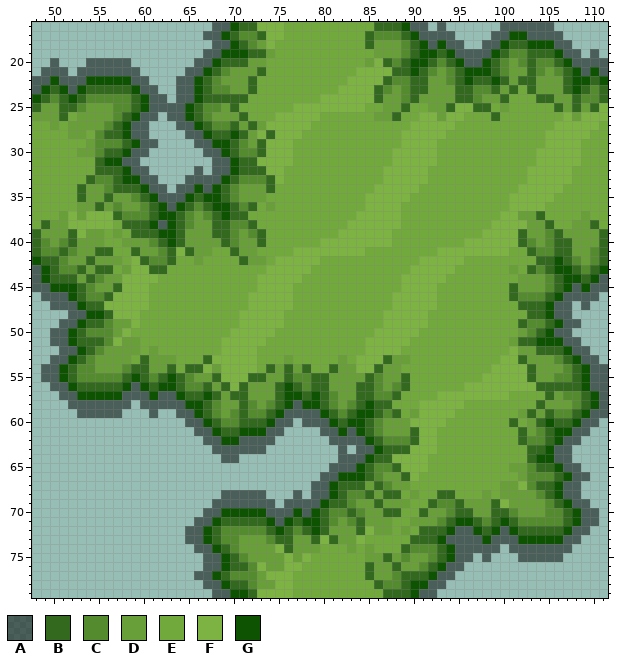
Pixel-art file: Assets/Arts/TileMap_TileRule/Land/GrassTile02.aseprite. This is how it looked before the edit.
160x160 pixels, 1 frame. Shown: x 48..111, y 16..79.
Visible layers, top first: "Layer 2" opacity 50%, "Land", "Shadow" opacity 50%.
Palette (. is transparent): A #00000080  B #33691e  C #558b2f  D #689f38  E #72a93d  F #7cb342  G #0d5302
Pixels before (only the part around the change), first column x 48:
16 ....................AAGBBFFFEEEEEEEEEEBBBGAA.A......AAAAAA......
17 ...................AAGBCCBFFEEEEEEEEEBCCCBGAAAA....AAGGAAAA.....
18 ....................AAGBCDFEEEEEEEEEEBDDDCBGAGAA..AAGBBGGGAA....
19 ...................AAGGGBBDEEEEEEEEEEEDDDCBGGBGAAAAGBCCBBBGAA.A.
20 ..A...AAAAA.......AAGBBBDDEEEEEEEEEEEDFBCBGGBCBGAAGBCDCBCCBGAAAA
21 .AAA.AAAAAAA.....AAGBCDDDBEEEEEEEEEEFFFFBBGBCDCBGGGBCDDBCDCBGAGA
22 AAGAAAGGGGGAA...AAGBCDDDBEEEEEEEEEEFFFFBCCBBDDCBGBBGBDBBDDDBGGBG
23 AGBGAGBBBBBGAA..AAGBCCDDBEEEEEEEEEFFFFBCDCBBDDDBBCCBDBEBDDDBGBCB
24 GBCBGBCCCCCBGAA.AAGBBBBBEEEEEEEEFFFFFFBDDCBDDDDBBCDDBEEEBBDDBCCB
25 BDDBBCDDDCCBGAAAAGBCCDBEEEEEEFFFFFFFFEEDDBEEDDBFFBBEDEEEEEBDBDBF
26 DDDBEDDDDCBGAA.AAGBCDDDBEEEFFFFFEEEEEEDDBEEFFDFFEEEBEEEEEEEFDFFF
27 EEDEDDDDCBGAA...AAGBCCBDBDFFFFFEEEEEEEEEEEFFFFFEEEEEEEEEEEFFFFFE
28 EEEEDDECBBGAA....AAGBBGBDFBFFFEEEEEEEEEEEFFFFFEEEEEEEEEEEFFFFFEE
29 EEEEEEDCCCBGAA....AAGGBCDBFFFEEEEEEEEEEEEFFFFEEEEEEEEEEEEFFFFEEE
30 EEEEEDDCBBGAA......AAGBCCBFFFEEEEEEEEEEEFFFFFEEEEEEEEEEEFFFFFEEE
31 EEEEEEEBGGAA........AAGBBFFFFEEEEEEEEEEEFFFFFEEEEEEEEEEEFFFFFEEE
32 EEEEEEEBBBGAA.....A.AAGBBBFFEEEEEEEEEEEFFFFFEEEEEEEEEEEFFFFFEEEE
33 EEEEEEBCCBGGAA...AAAAGBCCCBFEEEEEEEEEEEFFFFFEEEEEEEEEEEFFFFFEEEE
34 EEEEEBDDCBBBGAA.AAGAGBCDDDBEEEEEEEEEEEFFFFFEEEEEEEEEEEFFFFFEEEEE
35 EEEEEBDDBDDCBGAAAGBGGBCDDDEEEEEEEEEEEFFFFFEEEEEEEEEEEFFFFFEEEEEE
36 EEEEEDDBDCDDCBGAGBCBGGBCBEDEEEEEEEEEEFFFFEEEEEEEEEEEEFFFFEEEEEEE
37 EEEDFDFFFBCCCBGGBCDCBGBBEEEEEEEEEEEEFFFFFEEEEEEEEEEEFFDDBEEEEDEE
38 EBDDFFFFFEBBBGAGBCDDBBCCBEEEEEEEEEEFFFFFFEEEEEEEEEEFFFFDDBEEDDBE
39 BDDDBFDDEDEBBBGGBDDDBBCDCBEEEEEEEEFFFFFFEEEEEEEEEEFFFFBDDCBDDDDB
40 BCDCBDDDEEDDDCBGBDDDDBCDDBEEEEEEFFFFFFFFEEEEEEEEFFFFFFBCDCBBDDDB
41 BCCBCDDBBEEBDDCBFBDDEEBDDEEEEFFFFFFFFEEEEEEEEFFFFFFFFEEBCCBBDDCB
42 GBBCDDBDDDEFBCCBEEDEEEEBDDEFFFFFEEEEEEEEEEEFFFFFEEEEEEEEBBGBCDCB
43 AGBCCBDBBEDFFBBEEEEEEEEEEEFFFFFEEEEEEEEEEEFFFFFEEEEEEDEBCBGGBCBG
44 AGBBBDBCDDFFFFEEEEEEEEEEEFFFFFEEEEEEEEEEEFFFFFEEEEEEEEDDDCBGGBGA
45 AAGGGBCDDBFFFEEEEEEEEEEEEFFFFEEEEEEEEEEEEFFFFEEEEEEEEBDDDCBGAGAA
46 .AAAGBCCBFFFFEEEEEEEEEEEFFFFFEEEEEEEEEEEFFFFFEEEEEEEEBCCCBGAAAA.
47 ..AAAGBBFFFFFEEEEEEEEEEEFFFFFEEEEEEEEEEEFFFFFEEEEEEEEEBBBGAA.A..
48 ....AAGGBFFFEEEEEEEEEEEFFFFFEEEEEEEEEEEFFFFFEEEEEEEEEEEBBGAA....
49 ...AAGBBCDDFEEEEEEEEEEEFFFFFEEEEEEEEEEEFFFFFEEEEEEEEEEBCCBGAA...
50 ..AAGBCCCDFEEEEEEEEEEEFFFFFEEEEEEEEEEEFFFFFEEEEEEEEEEEDCBGAA....
51 ..AAGBBBCFDDEEEEEEEEEFFFFFEEEEEEEEEEEFFFFFEEEEEEEEEEEDBBGGGAA...
52 ...AAGBCDDDDEDEEEEEEEFFFFEEEEEEEEEEEEFFFFEEEEEEEEEEEEFDDBBBGAA..
53 ..AAGBCDDDDEBDDDEEEBFFFFFEEEDEEEEEDEFFFBDDEEEEEEEEEEFFBDDDCBGAA.
54 .AAGBCCDDDCBBDDBEBBFDFFFFEBDBDBEEBDDFFBDDEEEEEEEEEEFFFFBDDDCBGAA
55 .AAGBCCCCCBGBCBGBCDDBFFFBBDDBCCBBDDDDBCDDBEEEEEEEEFFFFFBDDCCBGAA
56 ..AAGBBBBBGAGBGGBCCBDBFBDDDBGBCBBDDDBBCDCBEEEEEEFFFFFFFFBBBBBGAA
57 ...AAGGGGGAAAGAAGBBGBDBBDDDBGGBGBCDDBBCCBEEEEFFFFFFFFEEEEBDCCBGA
58 ....AAAAAAA.AAAAAGGBCDDBCDCBGAGGBCDCBGBBEEEFFFFFEEEEEEEEBDDDCBGA
59 .....AAAAA...A..AAGBCDCBCCBGAAAAGBCBGGBCBEDFFFFEEEEEEEDBDBCCBGAA
60 .................AAGBCCBBBGAA.AAAGBGGBCDDDFFFFEEEEEEEBEDBGBBGAA.
61 ..................AAGBBGGGAA....AAGAGBCDDDBFFEEEEEEEEEBDCBGGAA..
62 ...................AAGGAAAA......AAAAGBCCCBFFEEEEEEEEEBCCBGAA...
63 ....................AAAAAA........A.AAGBBBFFFEEEEEEEEEEBBGAA....
64 .....................AA...........AAAGBBFFFFEEEEEEEEEEEBGGAA....
65 .................................AAAGBCCBFFFEEEEEEEEEDDCBBGAA...
66 ................................AAGGGBCDDBFEEEEEEEEEEEDCCCBGAA..
67 ...............................AAGBBBDBCDDEEEEEEEEEEDDFCBBGAA...
68 .....................AAAAA...A.AAGBCCBDBBEDEEBBEEEDEDDDDCBGAA...
69 ....................AAAAAAA.AAAAGBBCDDBDDDEEBCCBDDDBFDDDDCBGAA..
70 ...................AAGGGGGAAAGAGBCCBCDDBBEEBDDCBBDDBBCDDDCCBGAA.
71 ..................AAGBBBBBGAGBGGBCDCBDDDEEDDDCBGGBCBGBCCCCCBGAA.
72 .................AAGBCCCCCBGBCBGBDDDBFDDEDEBBBGAAGBGAGBBBBBGAA..
73 .................AAGBCCDDDCBBDDBFBDDFEEEEEBBBGAAAAGAAAGGGGGAA...
74 ..................AAGBCDDDDFBDDDEEEDEDEEEBCCCBGAAAAA.AAAAAAA....
75 ...................AAGBCDDDDFDFEEEEEEDDBDCDDCBGAA.A...AAAAA.....
76 ...................AAGBBCFDDFFEEEEEEEBDDBDDCBGAA................
77 ..................AAGBCCCDFFFEEEEEEEEBDDCBBBGAA.................
78 ...................AAGBBCDDFFEEEEEEEEEBCCBGGAA..................
79 ....................AAGGBFFFFEEEEEEEEEEBBBGAA...................
After:
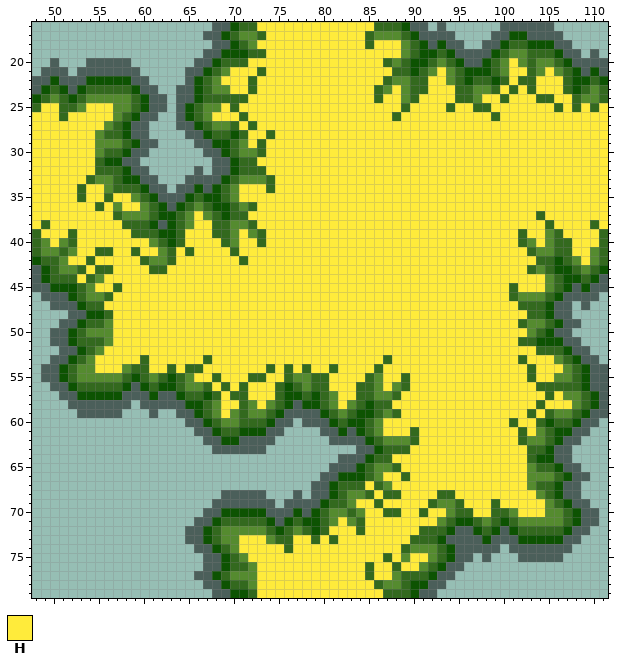
Colours new in this view: H #ffeb3b
Difference:
layer "Layer 2" removed
Changed rows in their new state; - is an unchanged pixel.
Layers "Land", "Shadow":
first column x 48:
16 -------------------------HHHHHHHHHHHHH--------------------------
17 --------------------------HHHHHHHHHHH---------------------------
18 -------------------------HHHHHHHHHHHH-HHH-----------------------
19 --------------------------HHHHHHHHHHHHHHH-----------------------
20 ------------------------HHHHHHHHHHHHHHH--------------H----------
21 ----------------------HHH-HHHHHHHHHHHHHH-----H-------HH--H------
22 ----------------.----HHH-HHHHHHHHHHHHHH-----HH-------H--HHH-----
23 ----------------------HH-HHHHHHHHHHHHH--H---HHH-----H-H-HHH-----
24 ------------------------HHHHHHHHHHHHHH-HH--HHHH---HH-HHH--HH----
25 -HH---HHH------.-----H-HHHHHHHHHHHHHHHHHH-HHHH-HH--HHHHHHH-H-H-H
26 HHH-HHHHH------.----HHH-HHHHHHHHHHHHHHHH-HHHHHHHHHH-HHHHHHHHHHHH
27 HHHHHHHH---------------H-HHHHHHHHHHHHHHHHHHHHHHHHHHHHHHHHHHHHHHH
28 HHHHHHH-----------------HH-HHHHHHHHHHHHHHHHHHHHHHHHHHHHHHHHHHHHH
29 HHHHHHH-----------------H-HHHHHHHHHHHHHHHHHHHHHHHHHHHHHHHHHHHHHH
30 HHHHHHH-------------------HHHHHHHHHHHHHHHHHHHHHHHHHHHHHHHHHHHHHH
31 HHHHHHH------------------HHHHHHHHHHHHHHHHHHHHHHHHHHHHHHHHHHHHHHH
32 HHHHHHH-------------------HHHHHHHHHHHHHHHHHHHHHHHHHHHHHHHHHHHHHH
33 HHHHHH---------------------HHHHHHHHHHHHHHHHHHHHHHHHHHHHHHHHHHHHH
34 HHHHH-HH---------------HHH-HHHHHHHHHHHHHHHHHHHHHHHHHHHHHHHHHHHHH
35 HHHHH-HH-HH------------HHHHHHHHHHHHHHHHHHHHHHHHHHHHHHHHHHHHHHHHH
36 HHHHHHH-H-HH-------------HHHHHHHHHHHHHHHHHHHHHHHHHHHHHHHHHHHHHHH
37 HHHHHHHHH---------H-----HHHHHHHHHHHHHHHHHHHHHHHHHHHHHHHH-HHHHHHH
38 H-HHHHHHHH--------HH-----HHHHHHHHHHHHHHHHHHHHHHHHHHHHHHHH-HHHH-H
39 -HHH-HHHHHH------HHH---H--HHHHHHHHHHHHHHHHHHHHHHHHHHHH-HH--HHHH-
40 --H--HHHHHHHH----HHHH--HH-HHHHHHHHHHHHHHHHHHHHHHHHHHHH--H---HHH-
41 -----HH--HH-HH--H-HHHH-HHHHHHHHHHHHHHHHHHHHHHHHHHHHHHHH-----HH--
42 ----HH-HHHHH----HHHHHHH-HHHHHHHHHHHHHHHHHHHHHHHHHHHHHHHH-----H--
43 ------H--HHHH--HHHHHHHHHHHHHHHHHHHHHHHHHHHHHHHHHHHHHHHH---------
44 -----H--HHHHHHHHHHHHHHHHHHHHHHHHHHHHHHHHHHHHHHHHHHHHHHHHH-------
45 -------HH-HHHHHHHHHHHHHHHHHHHHHHHHHHHHHHHHHHHHHHHHHHH-HHH-------
46 ---------HHHHHHHHHHHHHHHHHHHHHHHHHHHHHHHHHHHHHHHHHHHH-----------
47 --------HHHHHHHHHHHHHHHHHHHHHHHHHHHHHHHHHHHHHHHHHHHHHH----------
48 ---------HHHHHHHHHHHHHHHHHHHHHHHHHHHHHHHHHHHHHHHHHHHHHH---------
49 ---------HHHHHHHHHHHHHHHHHHHHHHHHHHHHHHHHHHHHHHHHHHHHH----------
50 ---------HHHHHHHHHHHHHHHHHHHHHHHHHHHHHHHHHHHHHHHHHHHHHH---------
51 ---------HHHHHHHHHHHHHHHHHHHHHHHHHHHHHHHHHHHHHHHHHHHHH----------
52 --------HHHHHHHHHHHHHHHHHHHHHHHHHHHHHHHHHHHHHHHHHHHHHHHH--------
53 -------HHHHH-HHHHHH-HHHHHHHHHHHHHHHHHHH-HHHHHHHHHHHHHH-HHH------
54 -------HHH---HH-H--HHHHHHH-H-H-HH-HHHH-HHHHHHHHHHHHHHHH-HHH-----
55 ------------------HH-HHH--HH-----HHHH--HH-HHHHHHHHHHHHH-HH------
56 --------------------H-H-HHH------HHH---H--HHHHHHHHHHHHHH--------
57 ---------------------H--HHH-------HH-----HHHHHHHHHHHHHHHH-H-----
58 ---------------------HH--H--------H-----HHHHHHHHHHHHHHHH-HHH----
59 ---------------------H-------------------HHHHHHHHHHHHHH-H-------
60 ---------------------------------------HHHHHHHHHHHHHH-HH--------
61 ---------------------------------------HHH-HHHHHHHHHHH-H--------
62 -------------------------------------------HHHHHHHHHHH----------
63 ----------------------------------.-------HHHHHHHHHHHHH---------
64 ---------------------..-----------------HHHHHHHHHHHHHHH---------
65 -----------------------------------------HHHHHHHHHHHHHH---------
66 ---------------------------------------HH-HHHHHHHHHHHHH---------
67 -------------------------------------H--HHHHHHHHHHHHHHH---------
68 --------------------------------------H--HHHH--HHHHHHHHH--------
69 ------------------------------------HH-HHHHH----HHH-HHHHH-------
70 -------------------------------------HH--HH-HH---HH---HHH-------
71 ----------------------------------H--HHHHHHHH-------------------
72 ---------------------------------HHH-HHHHHH---------------------
73 -----------------------HHH---HH-H-HHHHHHHH----------------------
74 -----------------------HHHHH-HHHHHHHHHHHH-----------------------
75 ------------------------HHHHHHHHHHHHHHH-H-HH--------------------
76 -------------------------HHHHHHHHHHHH-HH-HH---------------------
77 -------------------------HHHHHHHHHHHH-HH------------------------
78 -------------------------HHHHHHHHHHHHH--------------------------
79 -------------------------HHHHHHHHHHHHHH-------------------------
